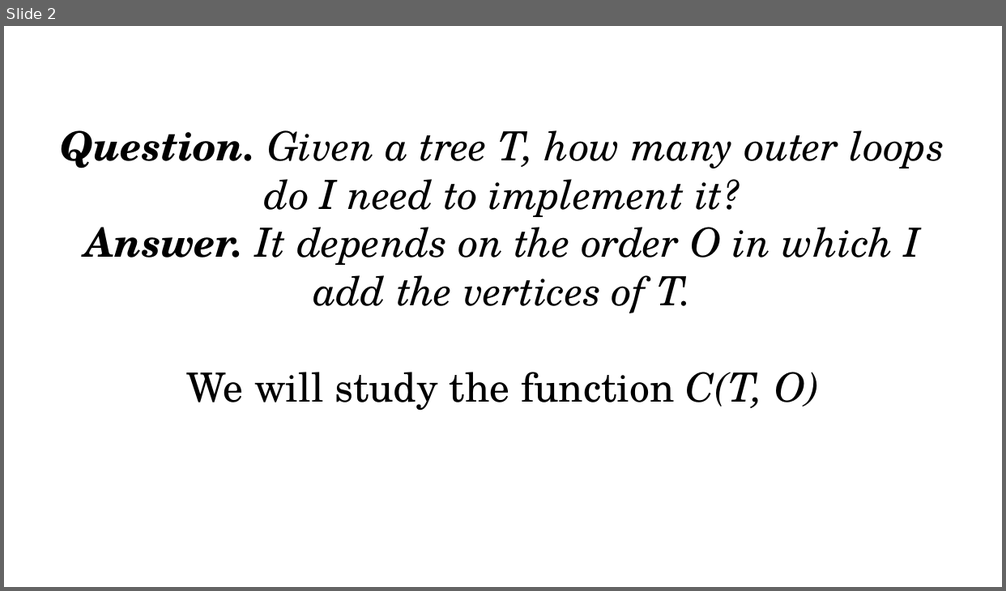
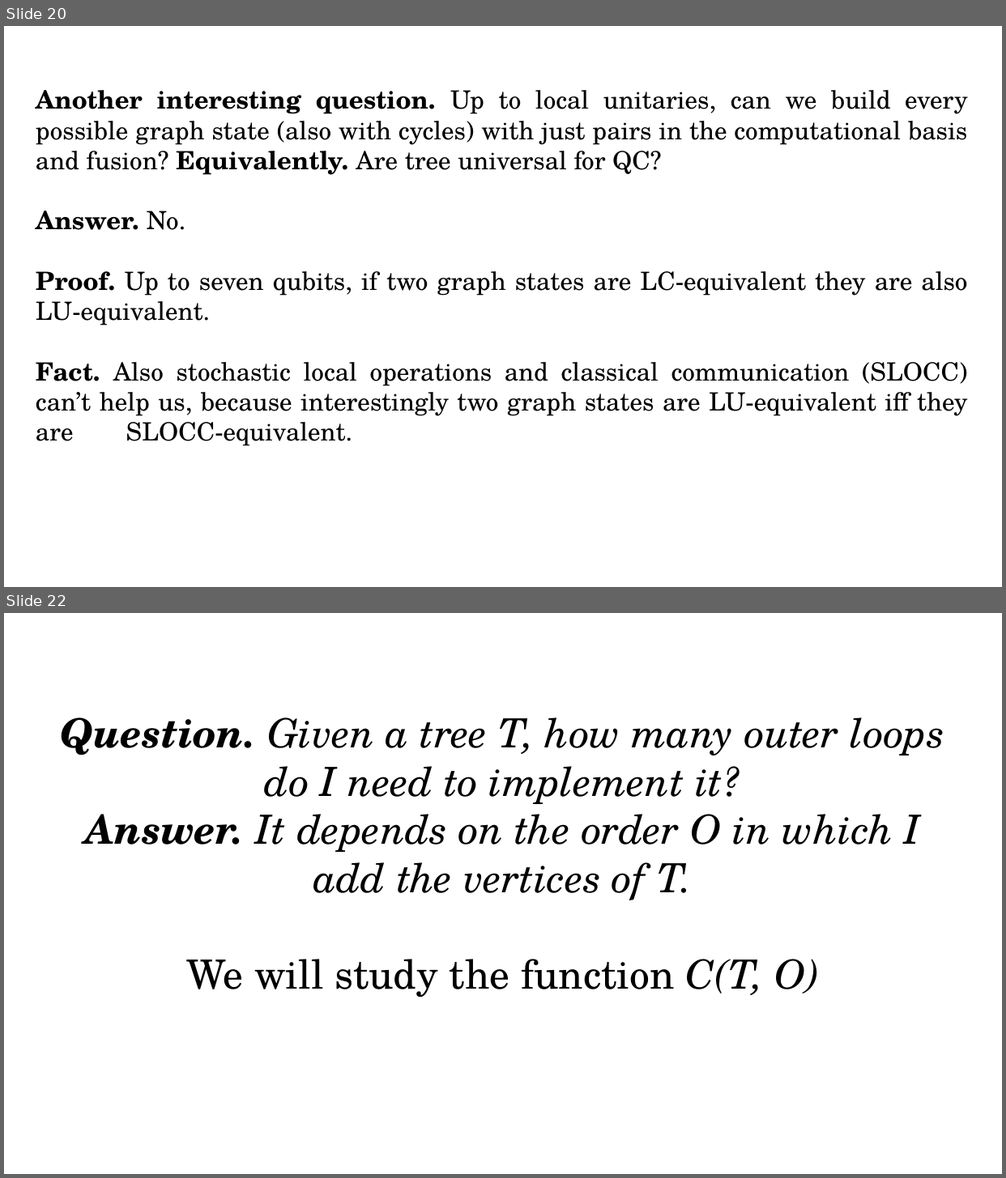
Before and after one commit to thenerdmix/vdsp, a slide deck: presentation/Untitled 1.odp. Shown one above the other, each under a label of ours: slide 2 before the commit, slides 20 and 22 after it; the slides between them are not shown. The pictures are 1006x591 and 1006x1178 pixels, drawn with LibreOffice and Linux fonts; fonts in the diff are those of the drawing. Boxes give left, top, right and bottom in pixels: in the first picture for what was removed or moved away, otherwise in the second. Text is boxed around its words. In the diff, an @@ line names an element or a change of style, - is before the commit and + after.

```diff
--- a/presentation/Untitled 1.odp
+++ b/presentation/Untitled 1.odp
@@ slide 20 added at box(4, 26, 1002, 587), background #FFFFFF @@
@@ text added at box(36, 90, 968, 446), 20 pt, text #000000 @@
+Another interesting question. Up to local unitaries, can we build every possible graph state (also with cycles) with just pairs in the computational basis and fusion? Equivalently. Are tree universal for QC?
+Answer. No.
+Proof. Up to seven qubits, if two graph states are LC-equivalent they are also LU-equivalent.
+Fact. Also stochastic local operations and classical communication (SLOCC) can’t help us, because interestingly two graph states are LU-equivalent iff they are SLOCC-equivalent.
@@ what was slide 2 is now slide 22 @@
```
Also in this commit, not shown: 3 slides changed, 22 other slides added, 1 slide removed, 9 other files.
